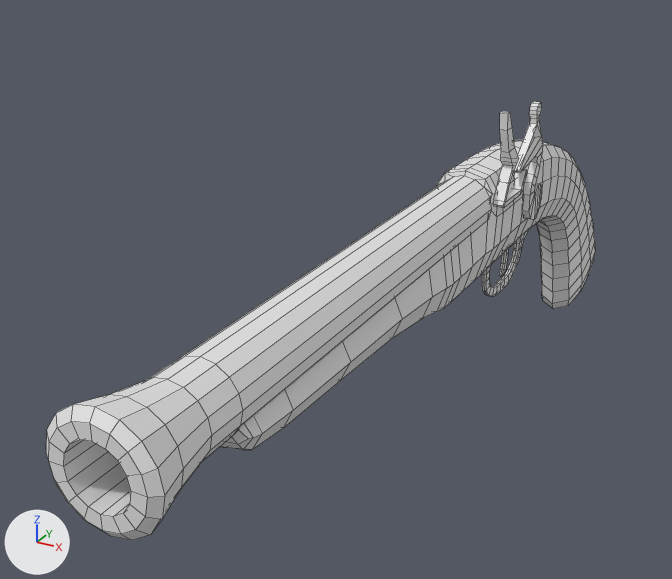
The FBX model Assets/Models/Weapons/weapon_flintlock.fbx as it was, and as the next commit left it.
Rendered twice from a camera (50 mm lens) standing at (0.216, -0.568, 0.272) and looking at (-0.073, -0.045, 0.01). The lights are fixed; the arrows at lower left show +X, +Y and +Z. Mesh edges are drawn as thin lines. Where no turn or scale is listed for an object, it has been applied to the vertices. Vertices at the same position are counted once.

The first picture shows 'weapon_flintlock'.
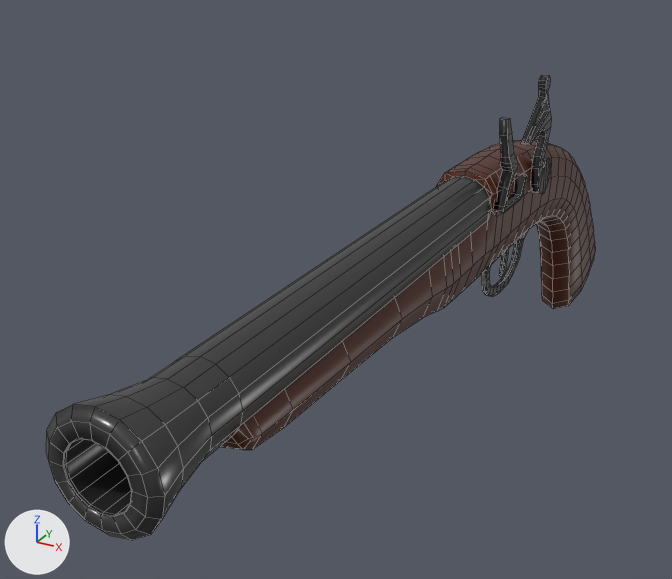
Edits to the bpy script that builds the scene:
```text
Add mat_flintlock_metal_material:
    mat_flintlock_metal_material = principled_material('flintlock_metal_material')
    mat_flintlock_metal_material.base_color = (0.0835, 0.0835, 0.0835)  # dark grey #525252
    mat_flintlock_metal_material.metallic = 0.726
    mat_flintlock_metal_material.roughness = 0.284
Add mat_flintlock_stock_material:
    mat_flintlock_stock_material = principled_material('flintlock_stock_material')
    mat_flintlock_stock_material.base_color = (0.0766, 0.0114, 0.0)  # brown #4e1c00
    mat_flintlock_stock_material.roughness = 0.4
Change me_cylinder_002:
    used by ob_weapon_flintlock; location = (0.0, -0.1784, 0.0699)
    remove me_cylinder_002.from_pydata(...)  # 777 vertices, 773 faces; spans x -0.029..0.029, y -0.181..0.532, z -0.188..0.065
    add me_cylinder_002.from_pydata(...)  # 809 vertices, 805 faces; spans x -0.029..0.029, y -0.181..0.532, z -0.188..0.074
    me_cylinder_002 part 1
    71 vertices are removed from x 0.02..0.027, y 0.183..0.277, z -0.026..0.065
    132 faces are deleted
    65 vertices move from x 0.02..0.027, y 0.187..0.278, z -0.032..0.038 to x 0.02..0.027, y 0.184..0.294, z -0.016..0.069
    53 vertices are added at x -0.016..0.026, y -0.181..0.282, z -0.016..0.074
    16 new vertices lie (0.0, -0.349, 0.0) away from vertices in x -0.016..0.016, y 0.169, z -0.016..0.016
    18 new vertices lie (0.006, 0.0, 0.0) away from vertices in x 0.02, y 0.264..0.282, z -0.013..0.074
    16 new vertices lie (0.007, 0.0, 0.0) away from vertices in x 0.02..0.027, y 0.186..0.234, z -0.004..0.024
    164 new faces join them, mat_flintlock_metal_material (dark grey #525252)
    me_cylinder_002 part 2: 388 faces spanning x -0.022..0.022, y -0.113..0.532, z -0.188..0.024 switch from no material to mat_flintlock_stock_material (brown #4e1c00)
    me_cylinder_002 part 3: 262 faces spanning x -0.029..0.029, y -0.181..0.325, z -0.1..0.061 switch from no material to mat_flintlock_metal_material (dark grey #525252)
    me_cylinder_002 part 4: the surface is now shaded smooth
```

Changed parts and their boxes (x1, y1, x2, y2) in the pictures (672 x 579 px; the box of a moved part takes in the faces that stretch with it):
'weapon_flintlock', reshaped: before (46, 101, 595, 540); after (46, 75, 595, 540)
part 1 of me_cylinder_002, moved or reshaped: before (49, 101, 543, 534); after (49, 75, 552, 534)
part 2 of me_cylinder_002, recoloured (grey to brown): (220, 140, 595, 450) in both
part 3 of me_cylinder_002, recoloured: (46, 176, 527, 540) in both
